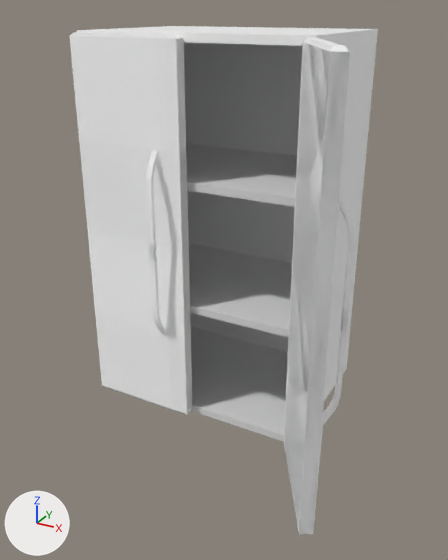
What one commit did to the glTF model public/objects/fridge.gltf.
Both versions are drawn from a 50 mm camera at (3.58, -6.47, 4.31) aimed at (0.38, -0.64, 1.4). Every picture has the same lights, and +X, +Y and +Z are marked at lower left. Where no turn or scale is listed for an object, it has been applied to the vertices. Vertices at the same position are counted once.

Names of what the first picture shows: 'backWall', 'ceiling', 'floor', 'floor.001', 'floor.002', 'fridgeDoorLeft', 'fridgeDoorRight', 'rightWall'.
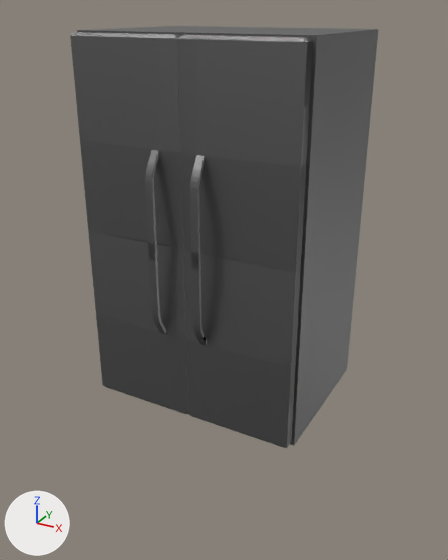
Edits to the bpy script that builds the scene:
```text
Change me_cube_004:
    where me_cube_004.from_pydata(...)  # 8 vertices, 12 faces; spans x -1.4..1.4, y -0.06..0.06, z -2.29..2.29
    me_cube_004 part 1: all 2 faces centred in x -0.47..0.47, y -0.06, z -0.76..0.76 switch from no material to mat_inside (white #ffffff)
    add me_cube_004.materials.append(mat_outide)  # grey #7b7b7b
Change me_cube_008:
    where me_cube_008.from_pydata(...)  # 8 vertices, 12 faces; spans x -0.06..0.06, y -0.98..0.98, z -2.29..2.29
    me_cube_008 part 2: all 10 faces centred in x -0.02..0.06, y -0.98..0.98, z -2.29..2.29 switch from mat_material_001 (white #ffffff) to mat_outide (grey #7b7b7b)
    add me_cube_008.materials.append(mat_inside)  # white #ffffff
Change me_cube_009:
    where me_cube_009.from_pydata(...)  # 8 vertices, 12 faces; spans x -1.4..1.4, y -0.98..0.98, z -0.05..0.05
    me_cube_009 part 3: all 10 faces centred in x -1.4..1.4, y -0.98..0.98, z -0.05..0.02 switch from no material to mat_outide (grey #7b7b7b)
    me_cube_009 part 4: all 2 faces centred in x -0.47..0.47, y -0.33..0.33, z 0.05 switch from no material to mat_inside (white #ffffff)
Change me_cube_010:
    where me_cube_010.from_pydata(...)  # 8 vertices, 12 faces; spans x -1.4..1.4, y -0.99..0.99, z -0.05..0.05
    me_cube_010 part 5: 10 faces spanning x -1.4..1.4, y -0.99..0.99, z -0.05..0.05 switch from mat_material_001 (white #ffffff) to mat_outide (grey #7b7b7b)
    add me_cube_010.materials.append(mat_inside)  # white #ffffff
Change me_cube_013:
    used by ob_fridgedoorleft; location = (-1.38, -0.85, 1.79); rotation_euler = (-1.571, 1.571, 0.0), in degrees (-90, 90, 0); scale = (-1.98, -0.359, -1.5)
    remove me_cube_013.from_pydata(...)  # 156 vertices, 308 faces; spans x -1.15..1.15, y 0.0..3.84, z -0.05..0.19
    add me_cube_013.from_pydata(...)  # 186 vertices, 356 faces; spans x -1.15..1.15, y 0.0..3.84, z -0.05..0.19
    me_cube_013 part 6
    4 vertices are removed from x -0.57..0.57, y 2.97..3.25, z 0.08..0.09
    50 faces are deleted
    8 vertices are added at x -0.57..0.57, y 2.91..2.97, z 0.06..0.15
    14 new vertices lie (0.0, -0.06, 0.0) away from vertices in x -0.49..0.49, y 2.97, z 0.14..0.18
    12 new vertices lie (0.0, -0.05, 0.0) away from vertices in x -0.49..0.49, y 2.97, z 0.12..0.16
    98 new faces join them, mat_outide (grey #7b7b7b)
    me_cube_013 part 7: 242 faces spanning x -1.15..1.15, y 0.0..3.84, z -0.05..0.19 switch from mat_material_001 (white #ffffff) to mat_outide (grey #7b7b7b)
    add me_cube_013.materials.append(mat_inside)  # white #ffffff
Change me_cube_003:
    where me_cube_003.from_pydata(...)  # 8 vertices, 12 faces; spans x -1.15..1.15, y -1.92..1.92, z -0.05..0.05
    add me_cube_003.materials.append(mat_material_001)  # white #ffffff
Change me_cube_005:
    where me_cube_005.from_pydata(...)  # 8 vertices, 12 faces; spans x -1.15..1.15, y -1.92..1.92, z -0.05..0.05
    add me_cube_005.materials.append(mat_material_001)  # white #ffffff
Change ob_rightwall:
    ob_rightwall.location: (1.34, 0.21, 1.79) -> (1.35, 0.21, 1.79)
Change ob_fridgedoorleft:
    ob_fridgedoorleft.location: (-1.38, -0.85, 1.79) -> (-1.38, -0.84, 1.79)
Remove ob_fridgedoorright:
    ob_fridgedoorright = bpy.data.objects.new('fridgeDoorRight', me_cube_001)
Add ob_right:
    ob_right = bpy.data.objects.new('right', me_cube_001_1)  # 186 vertices, 356 faces; spans x -1.15..1.15, y 0.0..3.84, z -0.05..0.19; in mat_outide (grey #7b7b7b), mat_inside (white #ffffff)
    ob_right.location = (1.38, -0.84, 1.79)
    ob_right.rotation_euler = (-1.571, -1.571, 0.0)  # degrees (-90, -90, 0)
    ob_right.scale = (-1.98, -0.359, -1.5)
```

Where the change shows, as pixel boxes (x1, y1, x2, y2) in the pictures (448 x 560 px):
'right', added
    after: (177, 35, 313, 448)
'fridgeDoorLeft', reshaped, moved
    before: (70, 32, 193, 414)
    after: (70, 32, 188, 414)
'rightWall', recoloured, moved
    before: (284, 38, 377, 431)
    after: (290, 30, 378, 446)
'fridgeDoorRight', deleted
    before: (284, 38, 354, 535)
'floor.002', recoloured
    both: (189, 243, 292, 338)
'floor.001', recoloured
    both: (186, 143, 297, 207)
part 1 of me_cube_004, recoloured
    before: (184, 42, 302, 352)
part 3 of me_cube_009, recoloured
    before: (191, 406, 284, 442)
part 4 of me_cube_009, recoloured
    before: (191, 327, 288, 435)
part 5 of me_cube_010, recoloured (white to grey)
    both: (77, 26, 378, 38)
part 6 of me_cube_013, built on
    before: (79, 38, 187, 414)
    after: (145, 150, 162, 333)
part 7 of me_cube_013, recoloured (white to grey)
    both: (70, 32, 187, 409)
